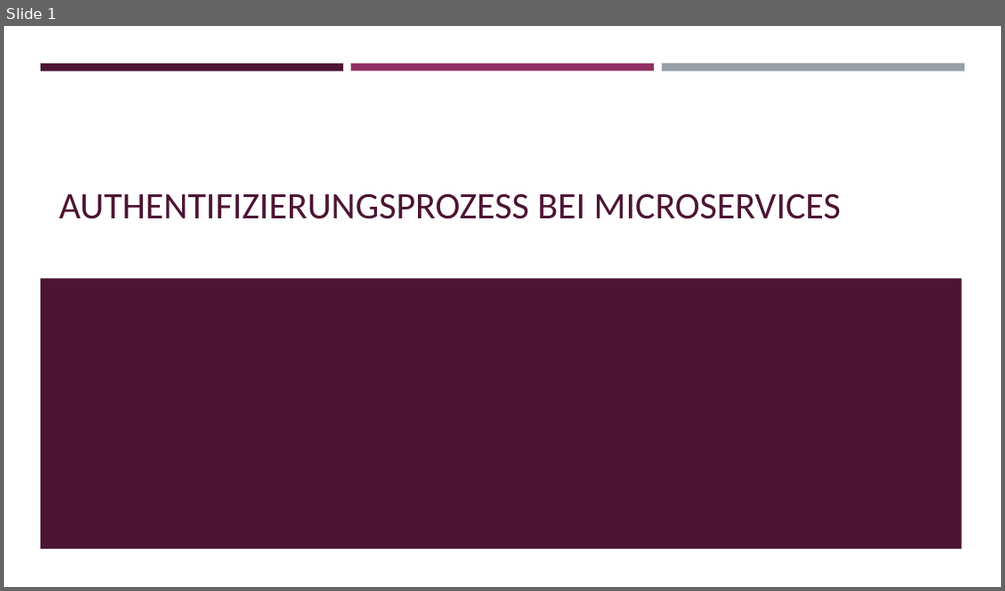
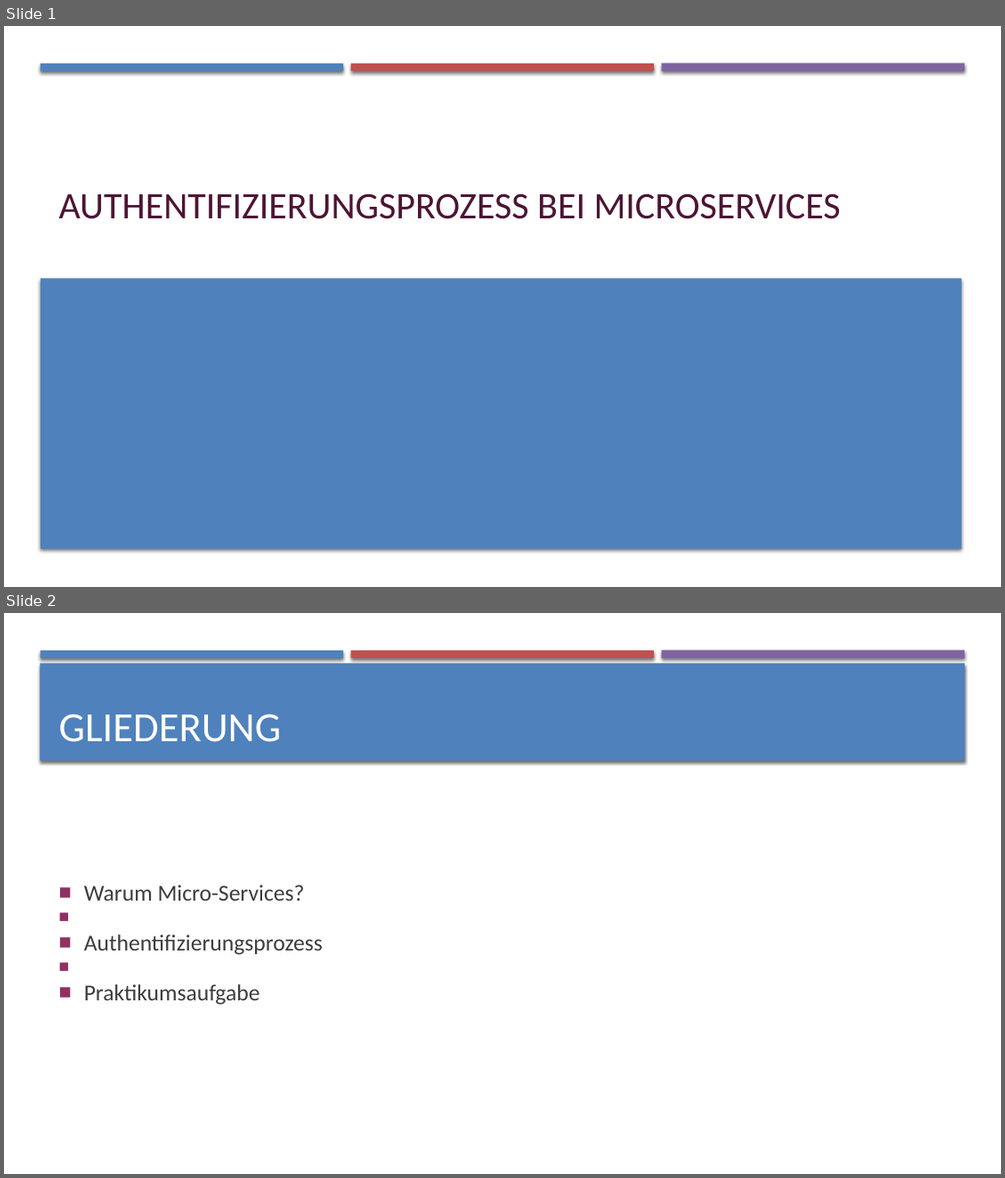
Before and after one commit to abcshmedu/pbl-gruppe-42, a slide deck: VortragSA.pptx. Shown one above the other, each under a label of ours: slide 1 before the commit, slides 1 and 2 after it. The pictures are 1005x591 and 1005x1178 pixels, drawn with LibreOffice and Linux fonts; fonts in the diff are those of the drawing. Boxes give left, top, right and bottom in pixels: in the first picture for what was removed or moved away, otherwise in the second. Text is boxed around its words. In the diff, an @@ line names an element or a change of style, - is before the commit and + after.

```diff
--- a/VortragSA.pptx
+++ b/VortragSA.pptx
@@ slide 2 added at <box>4,613,1001,1174</box>, background #FFFFFF; not listed: 3 template elements that a slide beside it also shows @@
@@ rectangle added at <box>40,663,965,761</box>, fill #4F81BD @@
@@ text added at <box>59,714,282,742</box>, 40 pt, text #FFFFFF @@
+GLIEDERUNG
@@ text added at <box>84,884,323,1005</box>, 22 pt, text #3D3D3D @@
+■ Warum Micro-Services?
+■ Authentifizierungsprozess
+■ Praktikumsaufgabe
@@ slide 1 changed as well @@
@@ rectangle at <box>40,63,343,70</box>: fill #4D1434 to #4F81BD; shadow on @@
@@ rectangle at <box>351,63,654,70</box>: fill #903163 to #C0504D; shadow on @@
@@ rectangle at <box>662,63,964,71</box>: fill #969FA7 to #8064A2; shadow on @@
@@ rectangle at <box>40,278,962,548</box>: fill #4D1434 to #4F81BD; shadow on @@
```
Also in this commit, not shown: 3 other slides changed.
